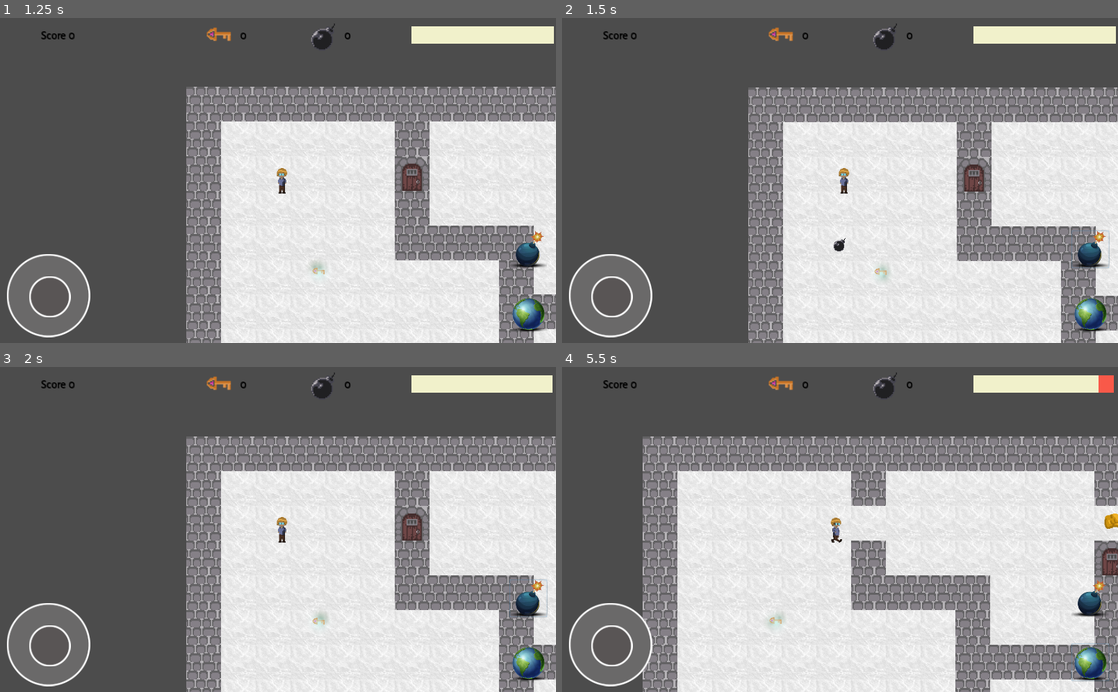
Above: before the commit, frames 1-4 (two rows, left to right).
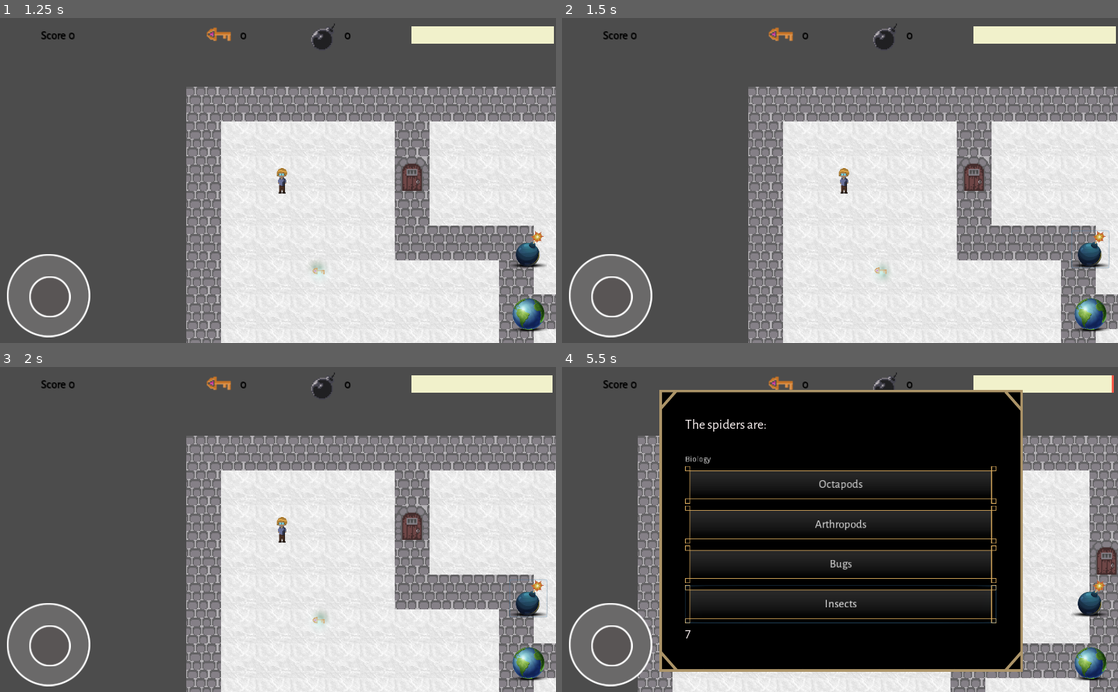
Above: after the commit, the same moments.

Repository: rogerdv/labyrinth
Game: Godot game, scene res://Scenes/main_menu.tscn
Same seed, same stepped clock (60 frames per second), same inputs: the game is played once before the commit and once after it. The engine's default icon, where the game draws it, is replaced by a stand-in: a white triangle on a blue panel in a dark square.
Inputs (mouse positions are in pixels of both pictures, inside the frame that each line leads up to):
- Up to frame 1 (1.25 s): click "New game" at 0.5 s
- Up to frame 2 (1.5 s): click (1090, 248) at 1.25 s
- Up to frame 3 (2 s): no input
- Up to frame 4 (5.5 s): click (1090, 662) at 2 s; tap Enter at 2.75 s; move the mouse to (962, 513) at 2.77 s; hold Right (ui_right) 2.78-3.5 s; tap Space at 2.85, 3.02, 3.32, 4.35 s; click (962, 513) at 2.92 s; drag from (728, 545) to (828, 623) at 3.52 s; move the mouse to (895, 458) at 4.27 s; hold Right (ui_right) 4.28-5 s; drag from (812, 594) to (673, 480) at 5.02 s

Frame 1 is identical in both runs. In frame 2, 3.8% of the frame differs, in the area x 33-100%, y 21-100%; in frame 3, 3.7%; in frame 4, 62%, in the area x 13-100%, y 2-100%.

Commit message:
No infinite bombs

Diff:
--- a/Scripts/player.gd
+++ b/Scripts/player.gd
@@ -123,6 +123,11 @@
 
 
 func FireBomb():
+	if GameInstance.bombs==0:
+		return
+	GameInstance.bombs-=1
+	get_parent().get_node("CanvasLayer/UI").set_bombs(GameInstance.bombs)
+	GameInstance.BombsUsed+=1
 	var b = bomb.instance()
 
 	#if OS.has_touchscreen_ui_hint():
